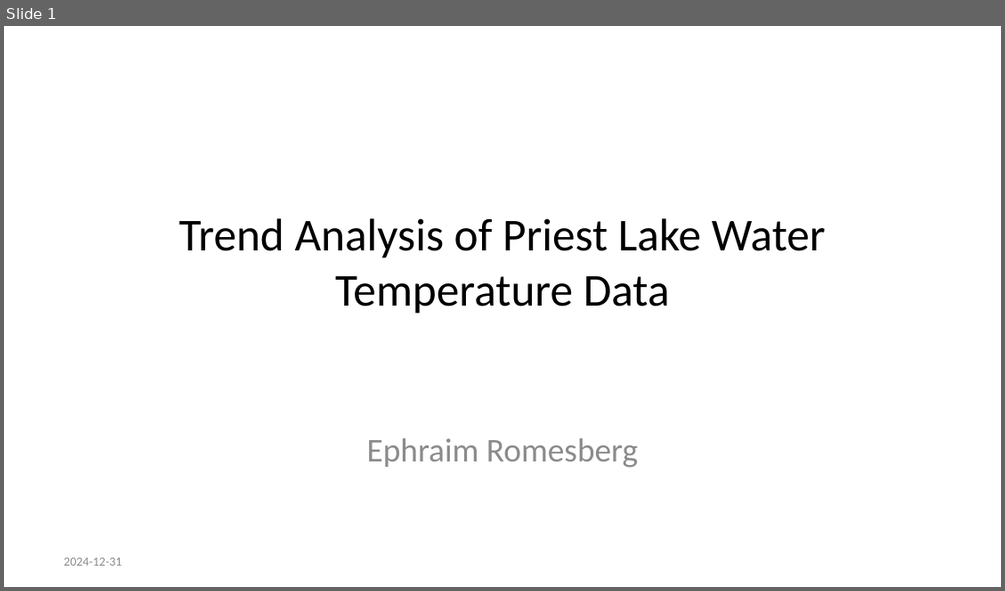
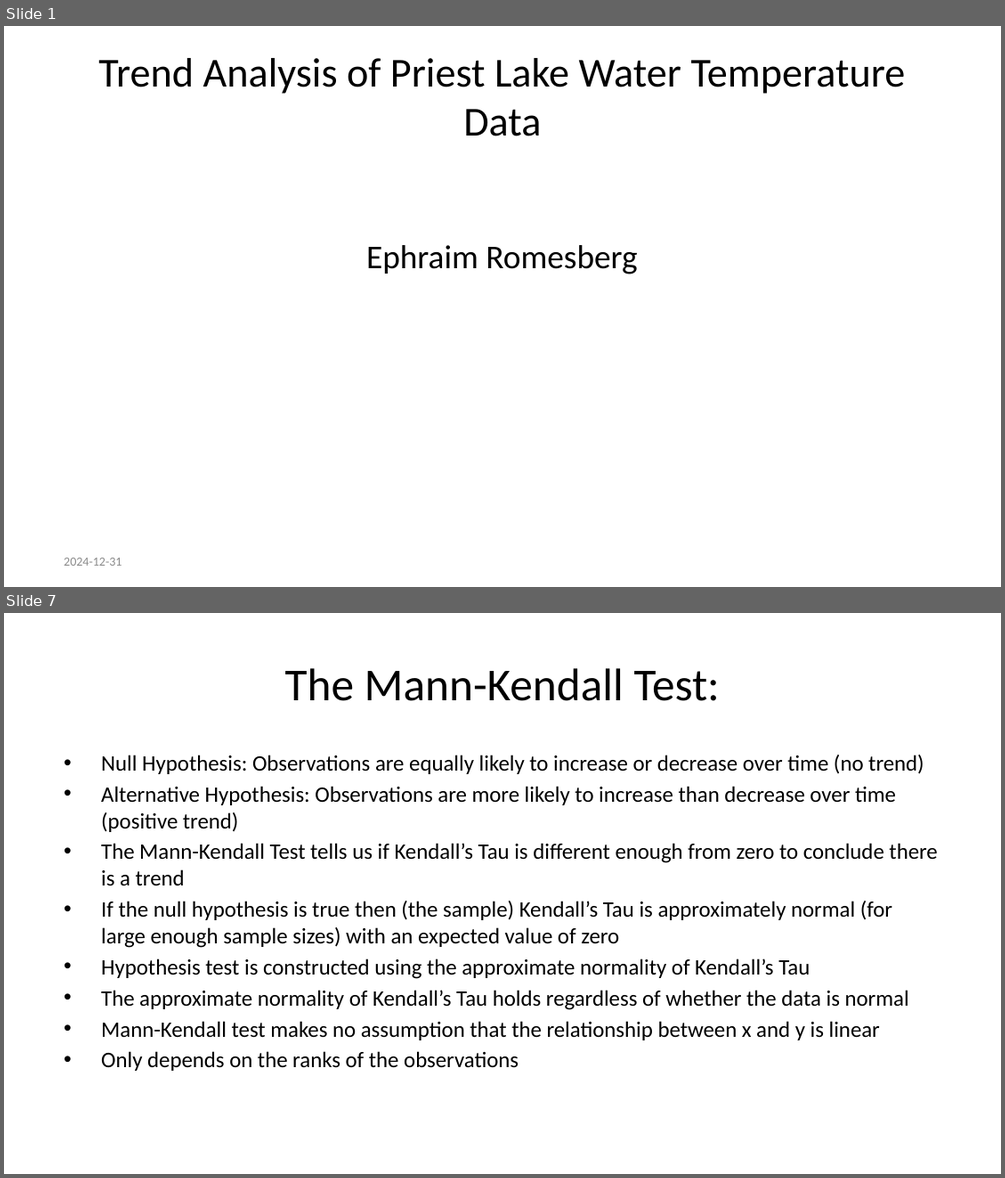
Before and after one commit to Ephraim96/SCA-Trend-Analysis, a slide deck: Trend-Analysis-of-Priest-Lake-Water-Temperature-Data.pptx. Shown one above the other, each under a label of ours: slide 1 before the commit, slides 1 and 7 after it; the slides between them are not shown. The pictures are 1005x591 and 1005x1178 pixels, drawn with LibreOffice and Linux fonts; fonts in the diff are those of the drawing; background and template pictures are left out. Boxes give left, top, right and bottom in pixels: in the first picture for what was removed or moved away, otherwise in the second. Text is boxed around its words. In the diff, an @@ line names an element or a change of style, - is before the commit and + after.

```diff
--- a/Trend-Analysis-of-Priest-Lake-Water-Temperature-Data.pptx
+++ b/Trend-Analysis-of-Priest-Lake-Water-Temperature-Data.pptx
@@ slide 7 added at box(4, 613, 1001, 1174), background #FFFFFF @@
@@ title added at box(285, 668, 720, 701), 33 pt, text #000000 @@
+The Mann-Kendall Test:
@@ text added at box(101, 755, 937, 1070), 16 pt, text #000000 @@
+• Null Hypothesis: Observations are equally likely to increase or decrease over time (no trend)
+• Alternative Hypothesis: Observations are more likely to increase than decrease over time (positive trend)
+• The Mann-Kendall Test tells us if Kendall’s Tau is different enough from zero to conclude there is a trend
+• If the null hypothesis is true then (the sample) Kendall’s Tau is approximately normal (for large enough sample sizes) with an expected value of zero
+• Hypothesis test is constructed using the approximate normality of Kendall’s Tau
+• The approximate normality of Kendall’s Tau holds regardless of whether the data is normal
+• Mann-Kendall test makes no assumption that the relationship between x and y is linear
+• Only depends on the ranks of the observations
@@ slide 1 changed as well @@
@@ title "Trend Analysis of Priest Lake ...": place and size @@
-title "Trend Analysis of Priest Lake ..." at box(179, 218, 825, 313)
+title "Trend Analysis of Priest Lake ..." at box(98, 58, 906, 136)
@@ title "Trend Analysis of Priest Lake ..." at box(98, 58, 906, 136): size 33 to 29.7 pt @@
@@ text "Ephraim Romesberg": place and size @@
-text "Ephraim Romesberg" at box(367, 438, 638, 467)
+text "Ephraim Romesberg" at box(366, 245, 637, 274)
@@ text "Ephraim Romesberg" at box(366, 245, 637, 274): text colour #8C8C8C to #000000 @@
```
Also in this commit, not shown: 18 other slides added, 4 slides removed, 5 other files.
